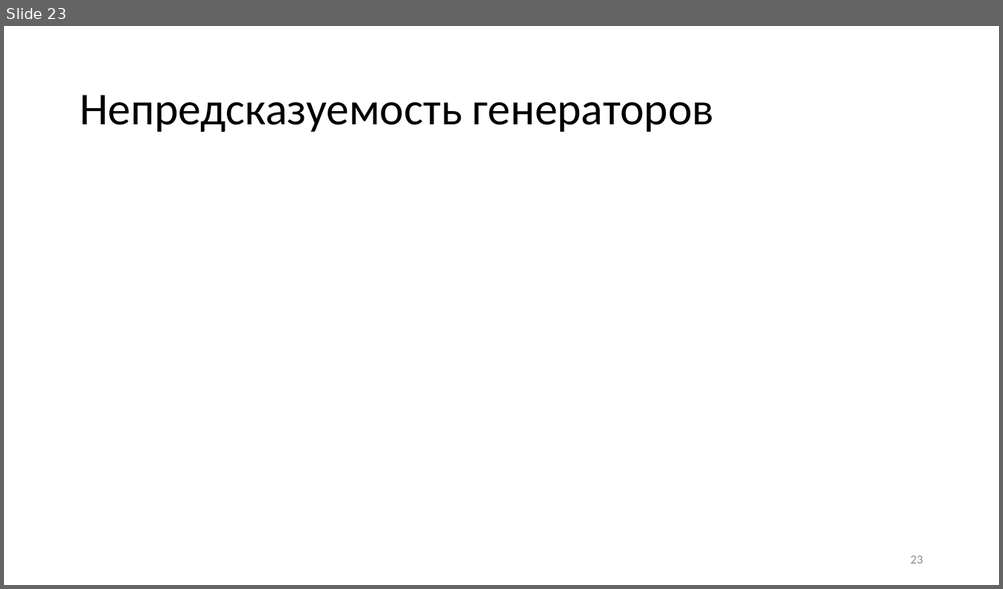
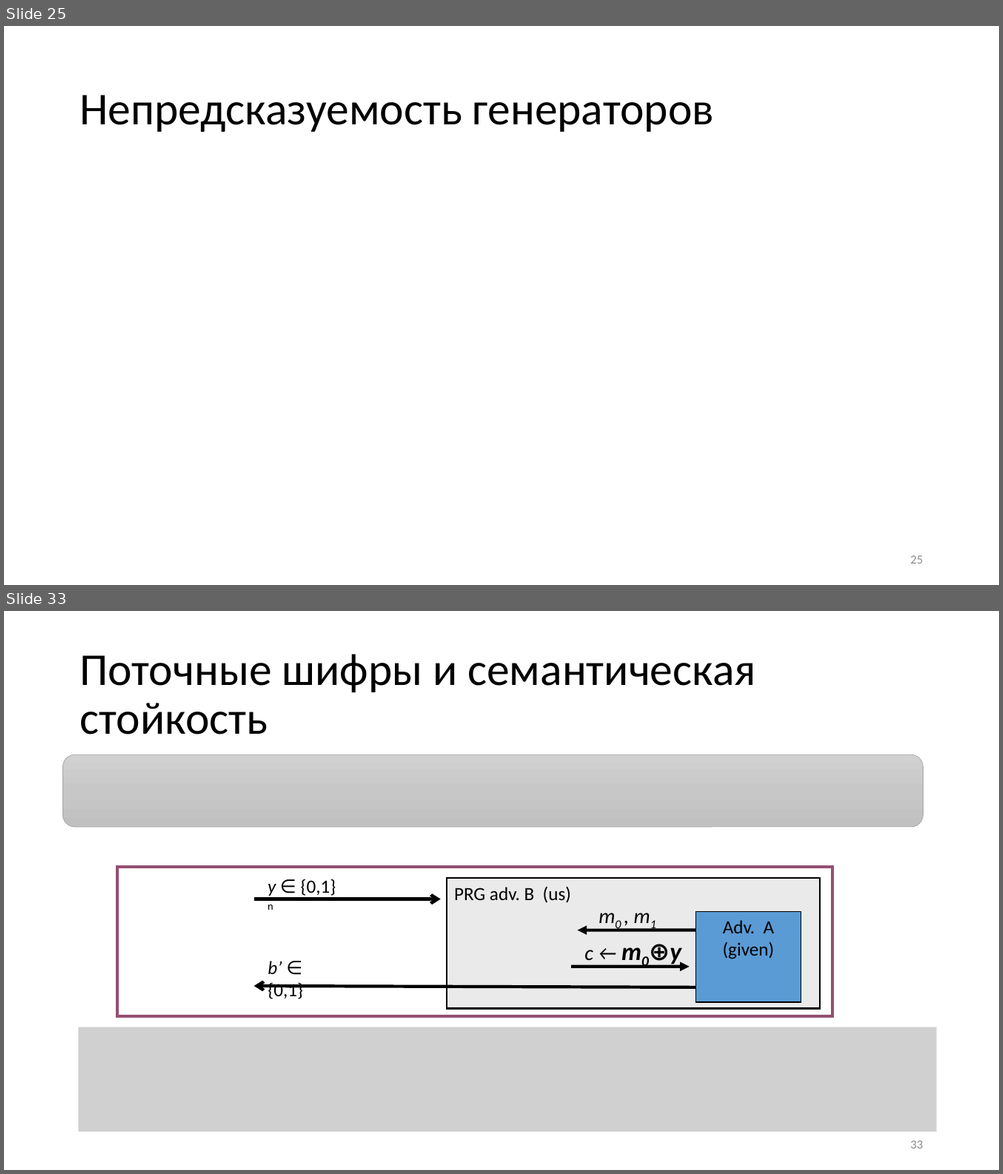
Before and after one commit to CryptoCourse/CryptoLectures, a slide deck: Lectures/Lecture2.pptx. Shown one above the other, each under a label of ours: slide 23 before the commit, slides 25 and 33 after it; the slides between them are not shown. The pictures are 1003x589 and 1003x1174 pixels, drawn with LibreOffice and Linux fonts; fonts in the diff are those of the drawing; grey boxes stand for pictures. Boxes give left, top, right and bottom in pixels: in the first picture for what was removed or moved away, otherwise in the second. Text is boxed around its words. In the diff, an @@ line names an element or a change of style, - is before the commit and + after.

```diff
--- a/Lectures/Lecture2.pptx
+++ b/Lectures/Lecture2.pptx
@@ slide 33 added at (4, 611, 999, 1170), background #FFFFFF @@
@@ title added at (79, 654, 756, 735), 44 pt, text #000000 @@
+Поточные шифры и семантическая стойкость
@@ rounded rectangle added at (63, 755, 923, 827), fill gradient #D2D2D2 to #C8C8C8 to #C0C0C0, outline #A5A5A5 0.5 pt @@
@@ rectangle added at (117, 868, 832, 1017), outline #954F72 3 pt @@
@@ text added at (267, 879, 336, 910), 18 pt, text #000000 @@
+y ∈ {0,1}n
@@ rectangle added at (447, 878, 819, 1008), fill #EAEAEA, outline #000000 1.5 pt, 18 pt, text #000000 @@
+PRG adv. B (us)
@@ arrow added from (254, 900) to (441, 900), #000000 3 pt @@
@@ text added at (591, 900, 666, 933), 20 pt, text #000000, italic @@
+m0 , m1
@@ rectangle added at (696, 911, 802, 1002), fill #5B9BD5, outline #000000 0.75 pt, 18 pt, text #000000 @@
+Adv. A
+(given)
@@ arrow added from (696, 931) to (577, 931), #000000 3 pt @@
@@ text added at (267, 961, 303, 999), 18 pt, text #000000 @@
+b’ ∈ {0,1}
@@ text added at (584, 944, 681, 965), 24 pt, text #000000, bold, italic @@
+c ← m0⊕y
@@ arrow added from (696, 988) to (254, 986), #000000 3 pt @@
@@ arrow added from (571, 967) to (689, 967), #000000 3 pt @@
@@ picture added at (79, 1028, 936, 1132) @@
@@ page number added at (910, 1141, 922, 1149), 12 pt, text #8C8C8C @@
+33
@@ what was slide 23 is now slide 25 @@
@@ page number at (910, 556, 922, 564): text changed @@
-23
+25
```
Also in this commit, not shown: 5 slides changed, 8 other slides added, 5 slides removed, 1 other file.
